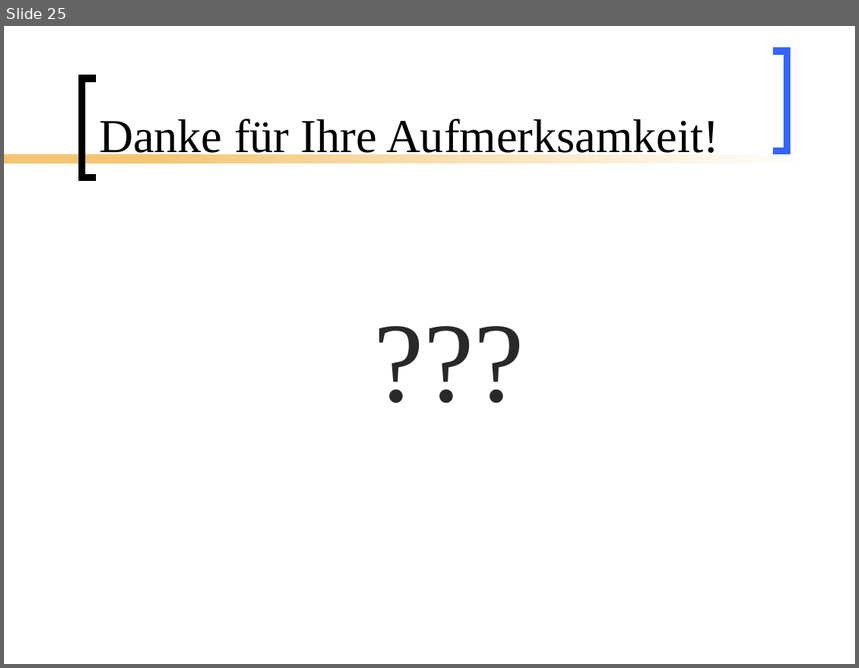
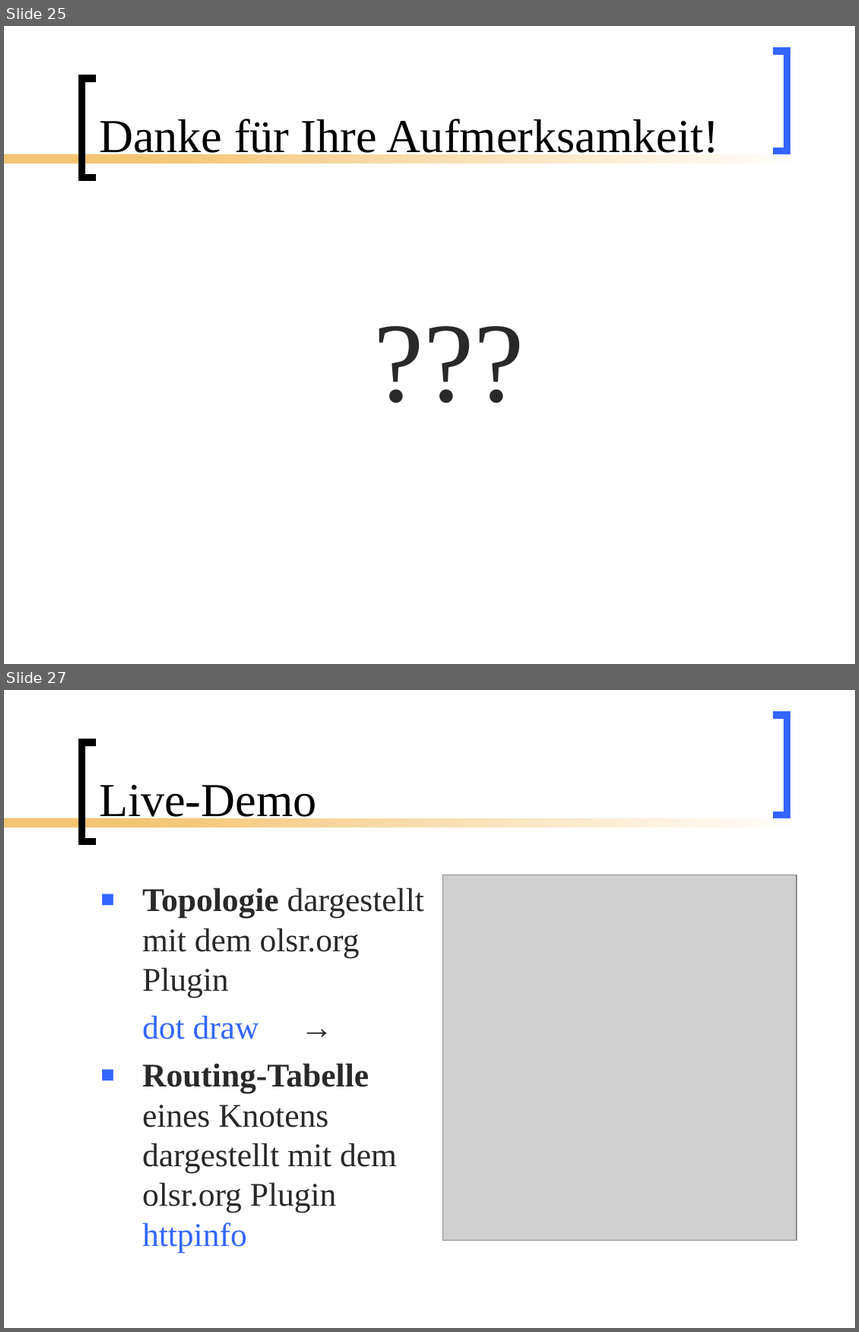
Before and after one commit to BackupTheBerlios/mesh2nexus-svn, a slide deck: documents/folien/Mesh_Vortrag.ppt. Shown one above the other, each under a label of ours: slide 25 before the commit, slides 25 and 27 after it; the slides between them are not shown. The pictures are 859x668 and 859x1332 pixels, drawn with LibreOffice and Linux fonts; fonts in the diff are those of the drawing; grey boxes stand for pictures. Boxes give left, top, right and bottom in pixels: in the first picture for what was removed or moved away, otherwise in the second. Text is boxed around its words. In the diff, an @@ line names an element or a change of style, - is before the commit and + after.

Commit message:
ST: Folien fuer Live-Demo

```diff
--- a/documents/folien/Mesh_Vortrag.ppt
+++ b/documents/folien/Mesh_Vortrag.ppt
@@ slide 27 added at (x1=4, y1=690, x2=855, y2=1328), background #FFFFFF; not listed: 4 template elements that a slide beside it also shows @@
@@ title added at (x1=99, y1=785, x2=316, y2=825), 40 pt, text #000000 @@
+Live-Demo
@@ text added at (x1=142, y1=888, x2=424, y2=1252), 28 pt, text #292929 @@
+■ Topologie dargestellt mit dem olsr.org Plugin
+dot draw →
+■ Routing-Tabelle eines Knotens dargestellt mit dem olsr.org Plugin httpinfo
@@ picture added at (x1=443, y1=875, x2=797, y2=1241) @@
```
Also in this commit, not shown: 3 slides changed, 1 slide removed.
